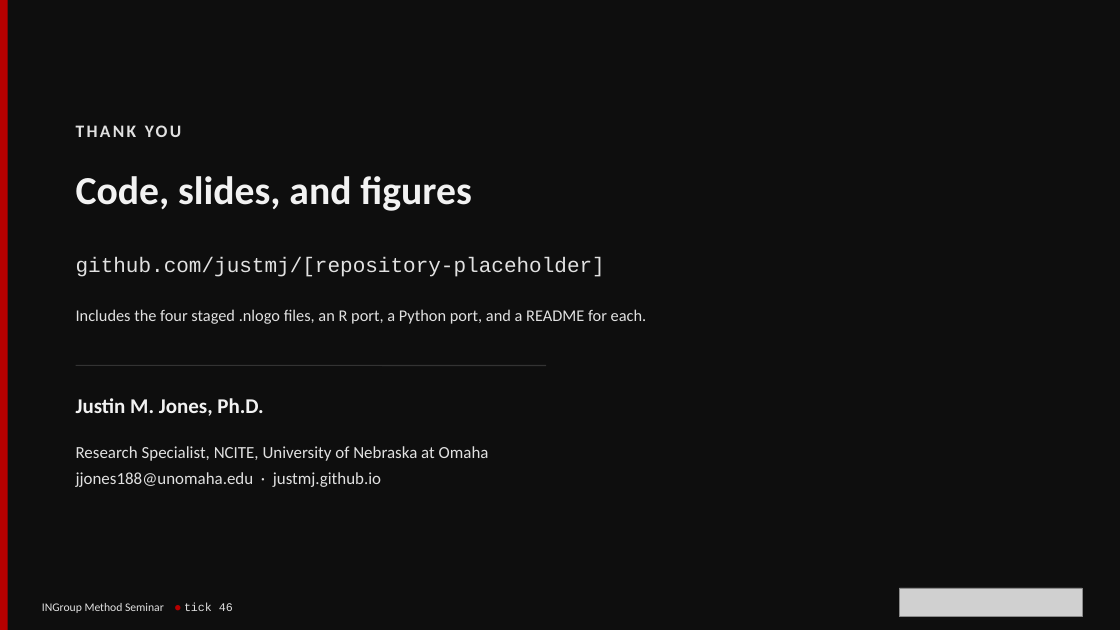
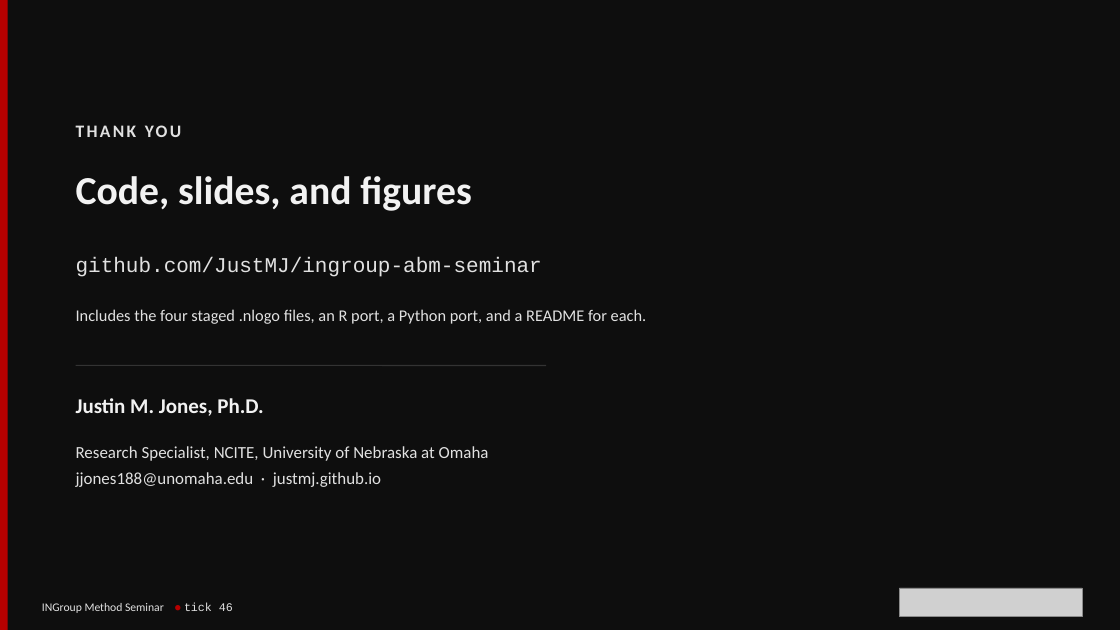
Before and after one commit to JustMJ/ingroup-abm-seminar, a slide deck: slide 46 of ABM_INGroup_deck.pptx. Drawn at 1120x630 pixels with LibreOffice and Linux fonts; fonts in the diff are those of the drawing; grey boxes stand for pictures; background and template pictures are left out. Boxes give left, top, right and bottom in pixels: in the first picture for what was removed or moved away, otherwise in the second. Text is boxed around its words. In the diff, an @@ line names an element or a change of style, - is before the commit and + after.

Commit message:
Replace placeholder link on final slide with repository URL

```diff
--- a/ABM_INGroup_deck.pptx
+++ b/ABM_INGroup_deck.pptx
@@ text at bbox=[76, 257, 542, 277]: text changed @@
-github.com/justmj/[repository-placeholder]
+github.com/JustMJ/ingroup-abm-seminar
```
